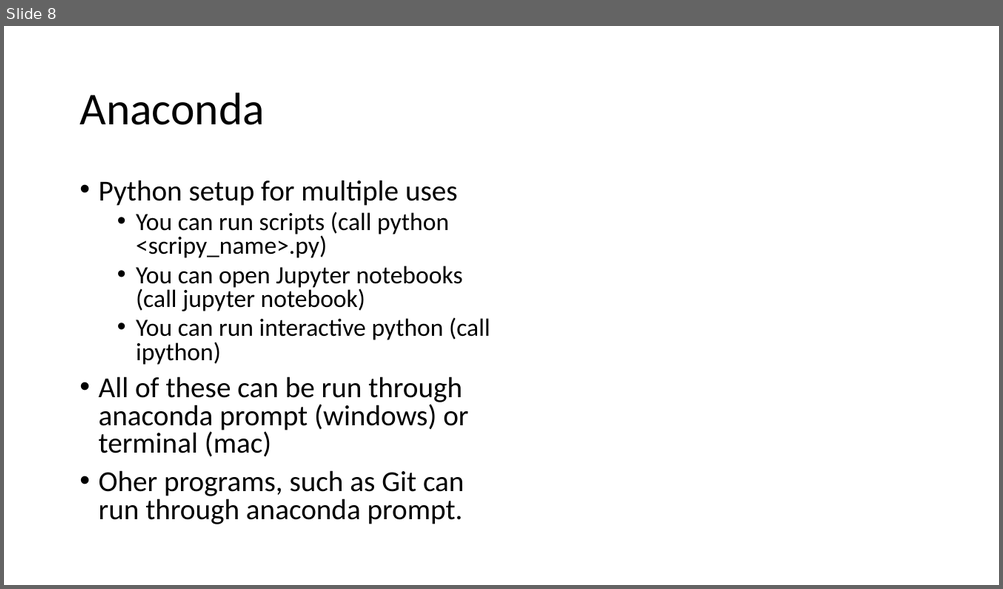
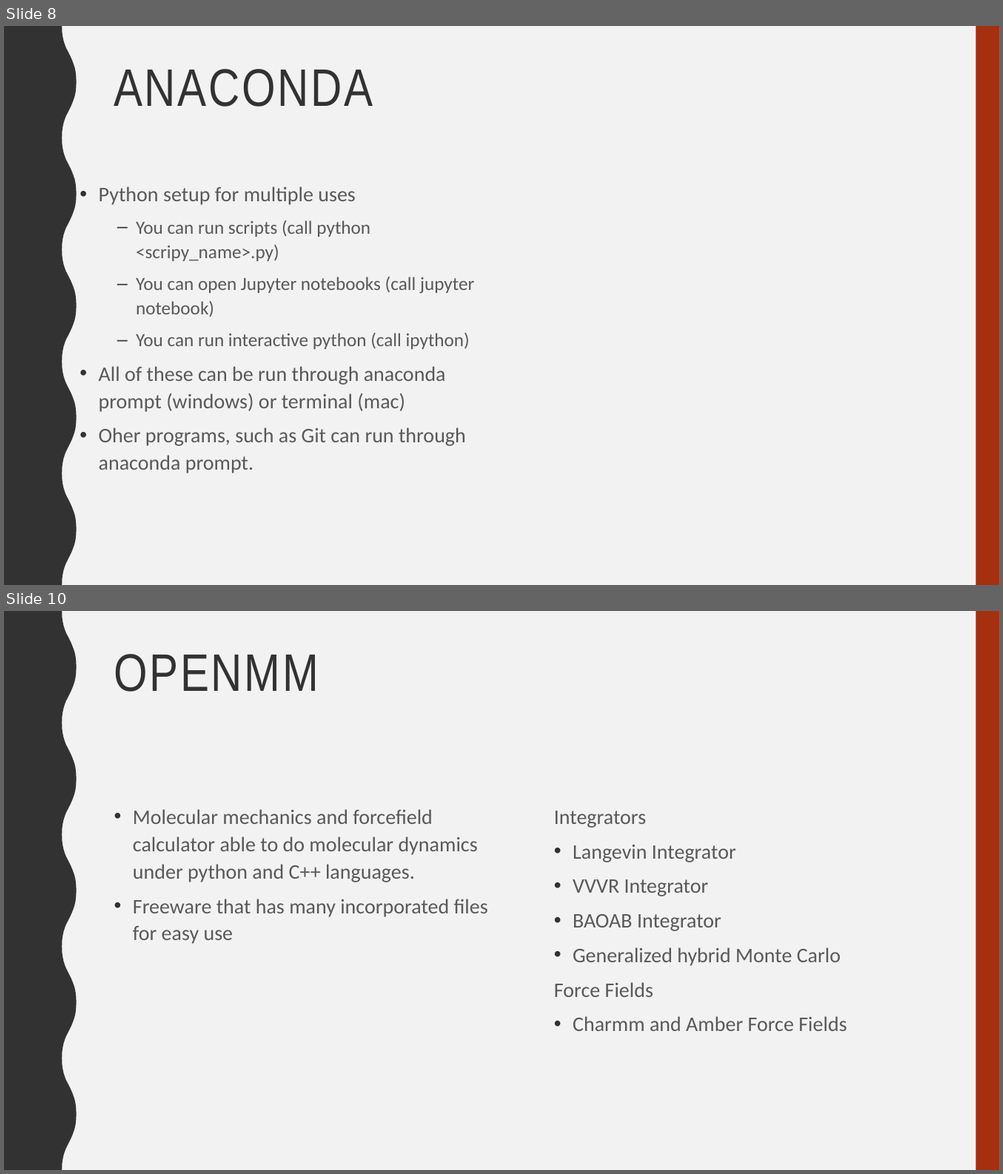
Before and after one commit to gds001/MolSSI-Presentation, a slide deck: MOLSSIWorkshop2018.pptx. Shown one above the other, each under a label of ours: slide 8 before the commit, slides 8 and 10 after it; the slides between them are not shown. The pictures are 1003x589 and 1003x1174 pixels, drawn with LibreOffice and Linux fonts; fonts in the diff are those of the drawing. Boxes give left, top, right and bottom in pixels: in the first picture for what was removed or moved away, otherwise in the second. Text is boxed around its words. In the diff, an @@ line names an element or a change of style, - is before the commit and + after.

```diff
--- a/MOLSSIWorkshop2018.pptx
+++ b/MOLSSIWorkshop2018.pptx
@@ slide 10 added at box(4, 611, 999, 1170), background #F2F2F2; not listed: 2 template elements that a slide beside it also shows @@
@@ title added at box(114, 654, 318, 692), 51 pt, text #323232 @@
+OPENMM
@@ text added at box(133, 809, 488, 944), 20 pt, text #595959 @@
+• Molecular mechanics and forcefield calculator able to do molecular dynamics under python and C++ languages.
+• Freeware that has many incorporated files for easy use
@@ text added at box(554, 811, 846, 1031), 20 pt, text #595959 @@
+Integrators
+• Langevin Integrator
+• VVVR Integrator
+• BAOAB Integrator
+• Generalized hybrid Monte Carlo
+Force Fields
+• Charmm and Amber Force Fields
@@ slide 8 changed as well @@
@@ background #FFFFFF to #F2F2F2 @@
@@ freeform shape added at box(4, 26, 77, 585), fill #323232 @@
@@ rectangle added at box(976, 26, 999, 585), fill #A5300F @@
@@ title "ANACONDA" at box(114, 69, 373, 107): vertical alignment middle to top @@
@@ title at box(114, 69, 373, 107): text changed; size 44 to 51 pt; font Calibri to Arial Narrow; text colour #000000 to #323232 @@
-Anaconda
+ANACONDA
@@ text "Python setup for multiple uses" at box(99, 187, 474, 474): size 28 to 20 pt in "Python setup for multiple uses", "All of these can be run through ...", "Oher programs, such as Git can run ..."; text colour #000000 to #595959; size 24 to 18 pt in "You can run scripts (call python <scripy_name>.py)", "You can open Jupyter notebooks (call jupyter ...", "You can run interactive python (call ipython)"; line spacing 0.8 to 1.1; less space between paragraphs; bullet • to –; more space between paragraphs @@
```
Also in this commit, not shown: 8 other slides changed, 9 other slides added, 2 slides removed, 2 other files.
